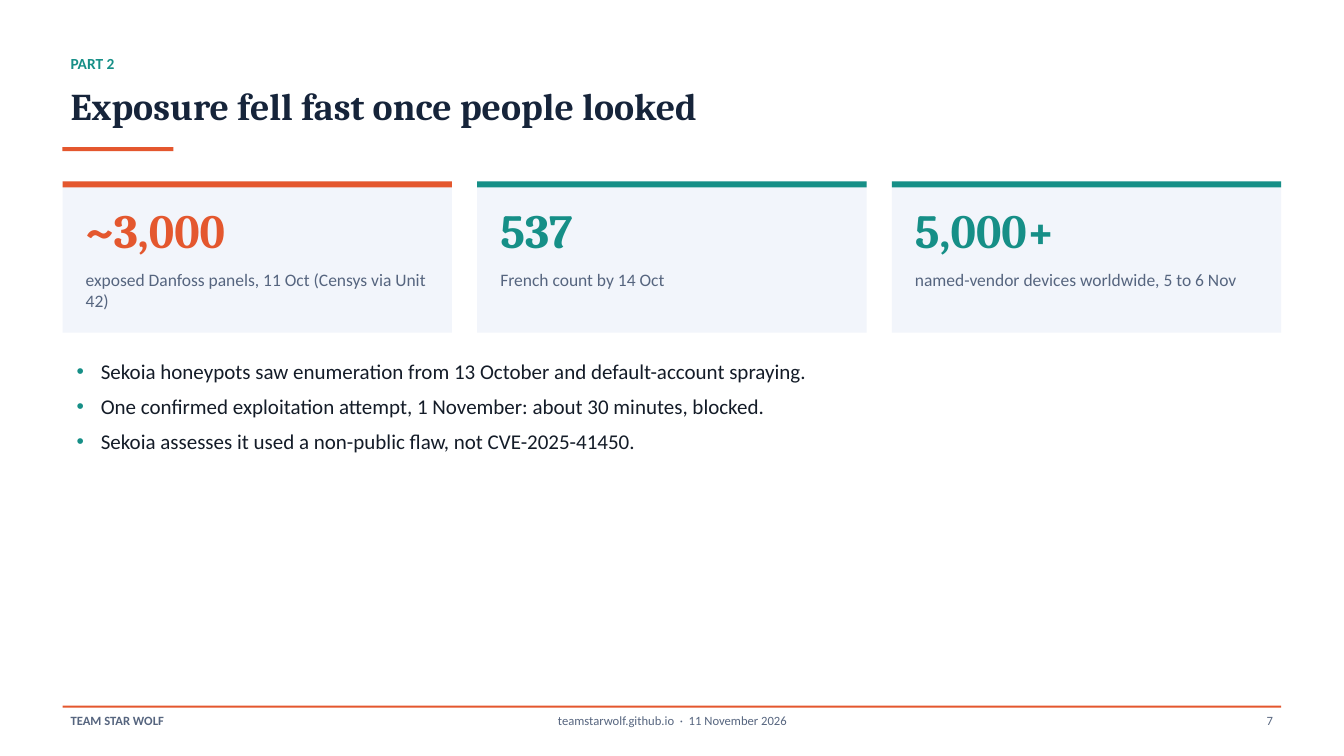
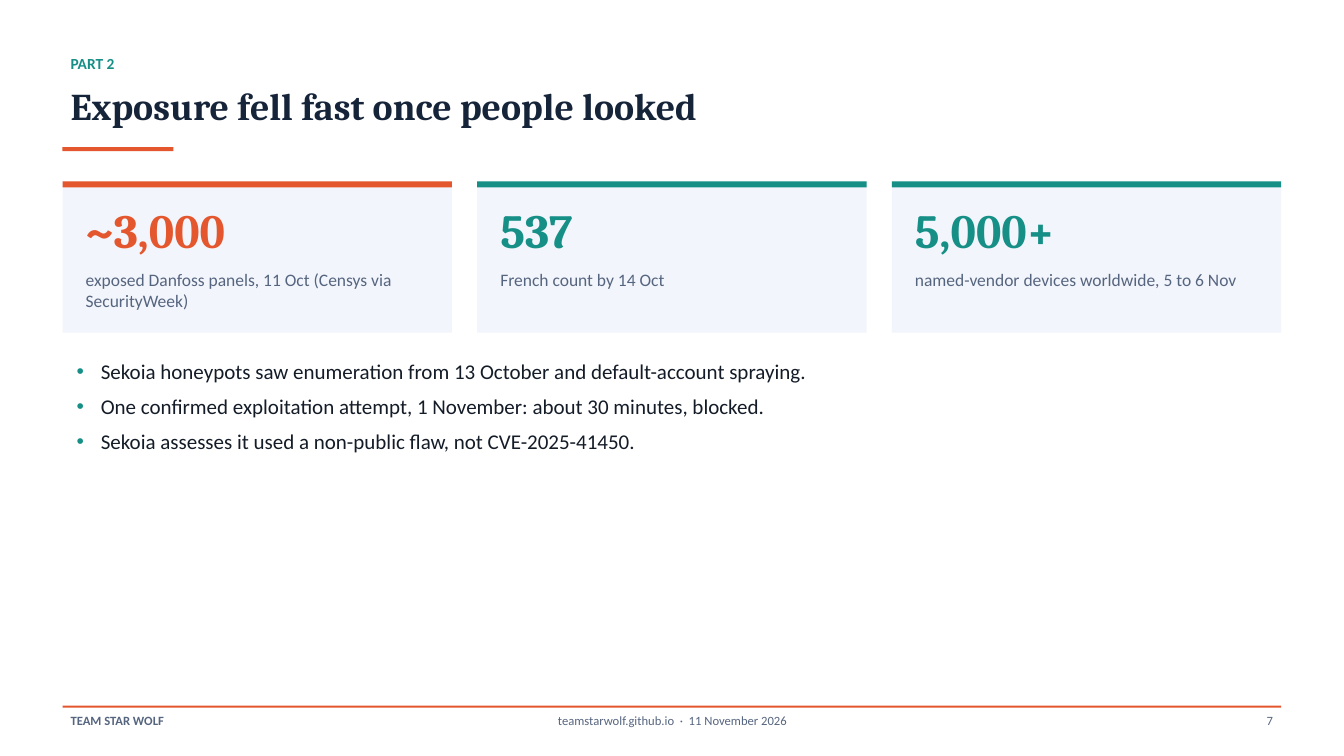
Before and after one commit to TeamStarWolf/TeamStarWolf, a slide deck: slide 7 of case-studies/slides/European_Refrigeration_Attacks_2026_Case_Study.pptx. Drawn at 1344x756 pixels with LibreOffice and Linux fonts; fonts in the diff are those of the drawing. Boxes give left, top, right and bottom in pixels: in the first picture for what was removed or moved away, otherwise in the second. Text is boxed around its words. In the diff, an @@ line names an element or a change of style, - is before the commit and + after.

```diff
--- a/case-studies/slides/European_Refrigeration_Attacks_2026_Case_Study.pptx
+++ b/case-studies/slides/European_Refrigeration_Attacks_2026_Case_Study.pptx
@@ text at (86,273,391,310): text changed @@
-exposed Danfoss panels, 11 Oct (Censys via Unit 42)
+exposed Danfoss panels, 11 Oct (Censys via SecurityWeek)
```
Also in this commit, not shown: 3 other files.
